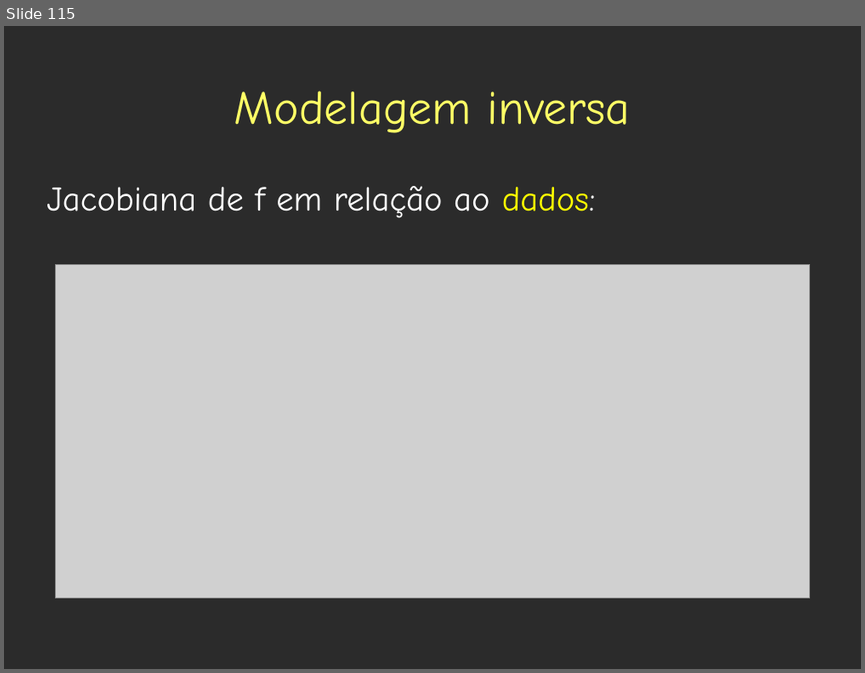
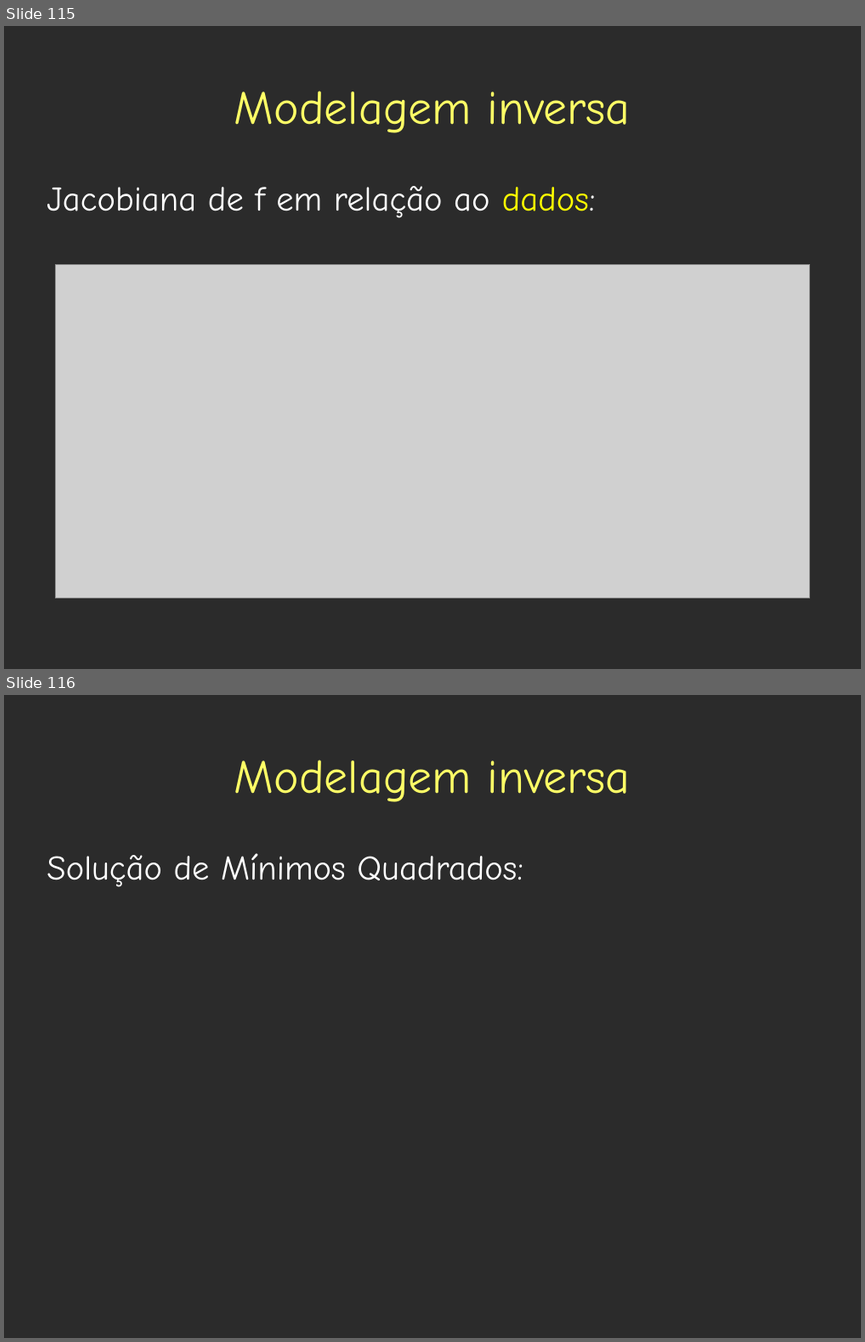
Before and after one commit to leouieda/geothermics, a slide deck: presentations/base_litosfera/estado_termico_lito_subcrustal.odp. Shown one above the other, each under a label of ours: slide 115 before the commit, slides 115 and 116 after it. The pictures are 865x673 and 865x1342 pixels, drawn with LibreOffice and Linux fonts; fonts in the diff are those of the drawing; grey boxes stand for pictures; background and template pictures are left out; a plain dark background stands for a picture behind light text. Boxes give left, top, right and bottom in pixels: in the first picture for what was removed or moved away, otherwise in the second. Text is boxed around its words. In the diff, an @@ line names an element or a change of style, - is before the commit and + after.

```diff
--- a/presentations/base_litosfera/estado_termico_lito_subcrustal.odp
+++ b/presentations/base_litosfera/estado_termico_lito_subcrustal.odp
@@ slide 116 added at bbox=[4, 695, 861, 1338], background picture (left out) @@
@@ title added at bbox=[234, 760, 630, 802], 44 pt, text #FFFF66 @@
+Modelagem inversa
@@ text added at bbox=[46, 853, 522, 887], 32 pt, text #FFFFFF @@
+Solução de Mínimos Quadrados:
```
Also in this commit, not shown: 15 other slides added, 1 other file.
